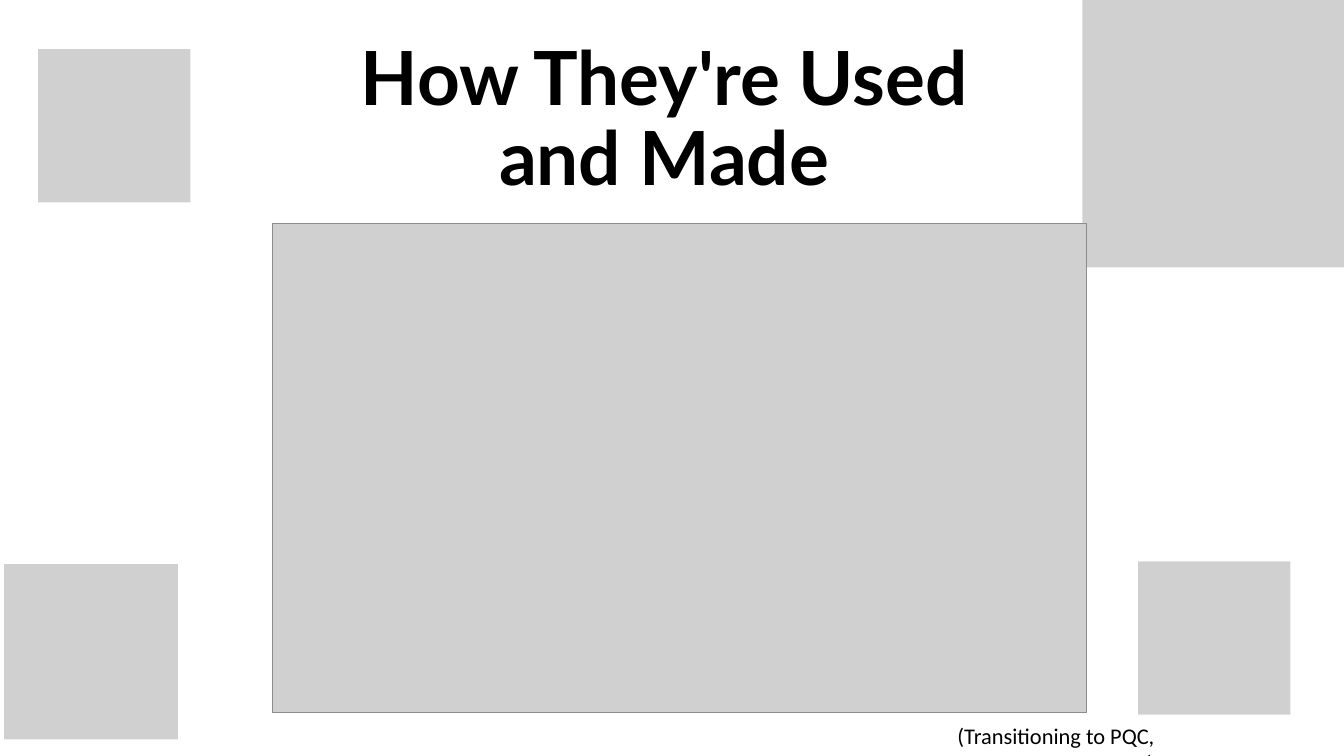
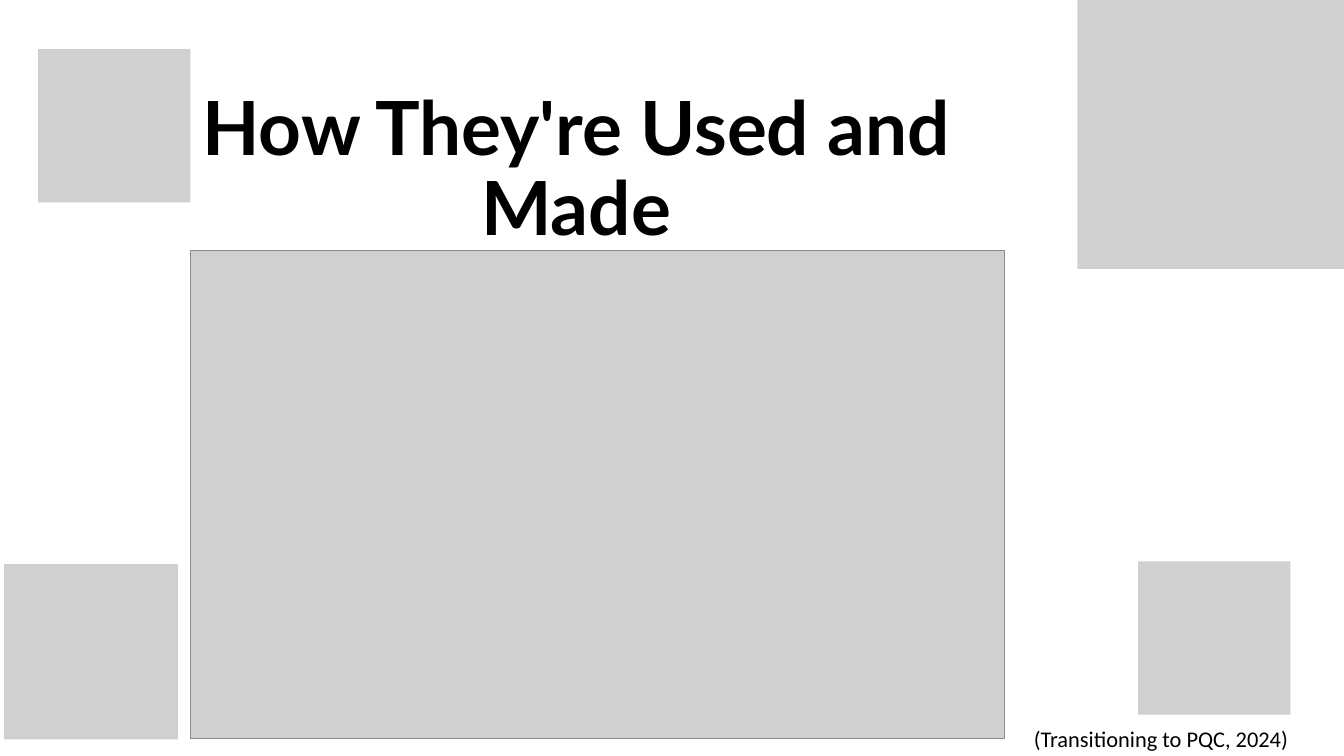
Before and after one commit to Muffinszer/cep146-teamproject1, a slide deck: slide 3 of CEP146NBB_Project1.pptx. Drawn at 1344x756 pixels with LibreOffice and Linux fonts; fonts in the diff are those of the drawing; grey boxes stand for pictures; background and template pictures are left out. Boxes give left, top, right and bottom in pixels: in the first picture for what was removed or moved away, otherwise in the second. Text is boxed around its words. In the diff, an @@ line names an element or a change of style, - is before the commit and + after.

Commit message:
Edited alignment and format
Edited alignment and format

```diff
--- a/CEP146NBB_Project1.pptx
+++ b/CEP146NBB_Project1.pptx
@@ picture: place and size @@
-picture at [1083,0,1344,267]
+picture at [1077,0,1344,269]
@@ text "How They're Used and Made" rewrapped from [361,49,968,186] to [202,99,949,236] @@
@@ picture: place and size @@
-picture at [272,224,1086,712]
+picture at [190,250,1004,739]
@@ text "(Transitioning to PQC, 2024)" rewrapped from [957,728,1154,748] to [1034,731,1288,751] @@
```
Also in this commit, not shown: 8 other slides changed.
